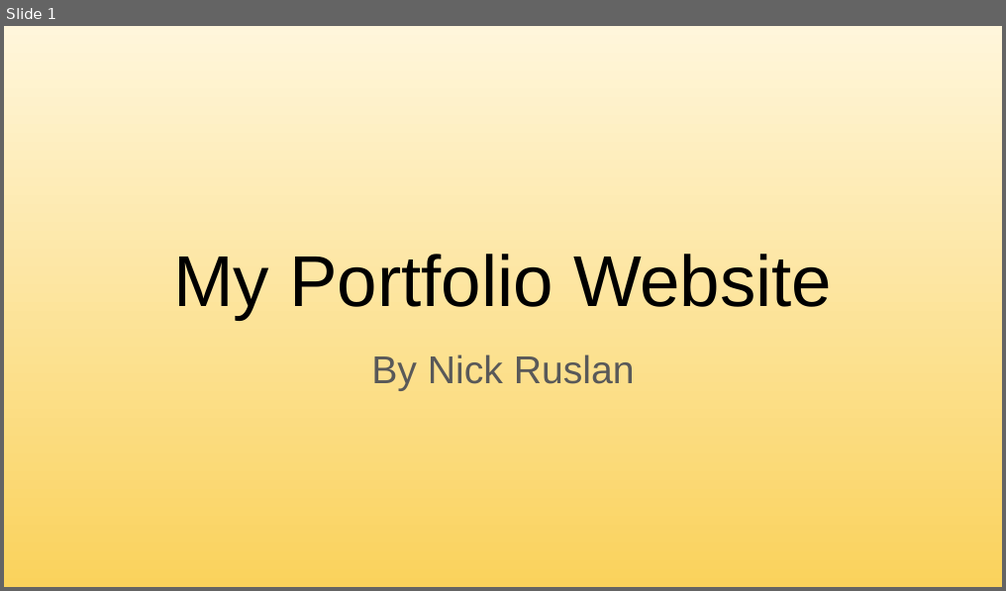
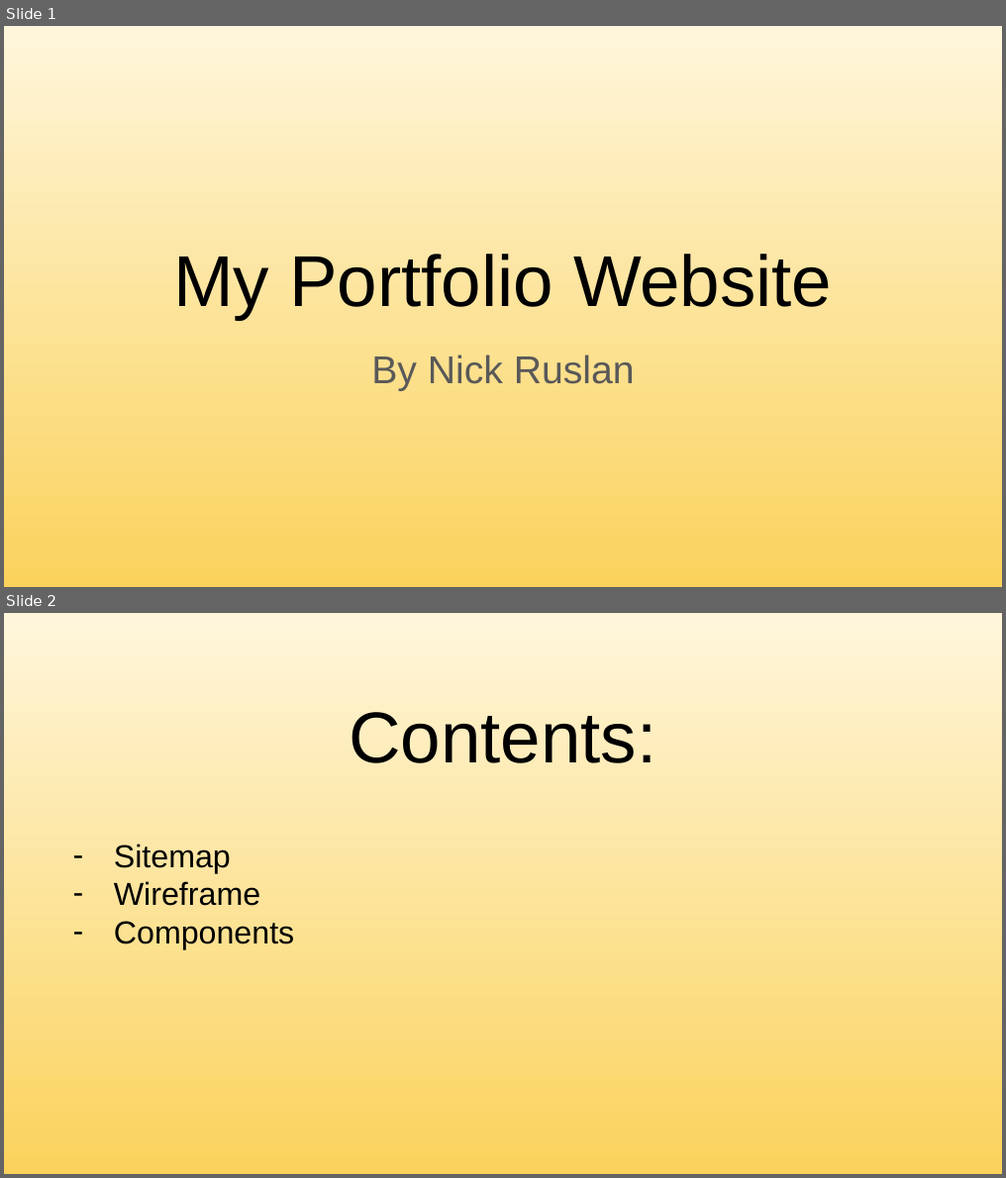
Before and after one commit to eversometiculous/Portfolio_a_Nas, a slide deck: My Portfolio Website.pptx. Shown one above the other, each under a label of ours: slide 1 before the commit, slides 1 and 2 after it. The pictures are 1006x591 and 1006x1178 pixels, drawn with LibreOffice and Linux fonts; fonts in the diff are those of the drawing. Boxes give left, top, right and bottom in pixels: in the first picture for what was removed or moved away, otherwise in the second. Text is boxed around its words. In the diff, an @@ line names an element or a change of style, - is before the commit and + after.

```diff
--- a/My Portfolio Website.pptx
+++ b/My Portfolio Website.pptx
@@ slide 2 added at (4, 613, 1002, 1174), background gradient #FFF6DB to #FAD25C @@
@@ title added at (349, 712, 656, 763), 52 pt, text #000000 @@
+Contents:
@@ text added at (114, 844, 294, 950), 23 pt, text #000000 @@
+– Sitemap
+– Wireframe
+– Components
```
Also in this commit, not shown: 1 slide changed, 1 other slide added, 1 slide removed, 1 other file.
